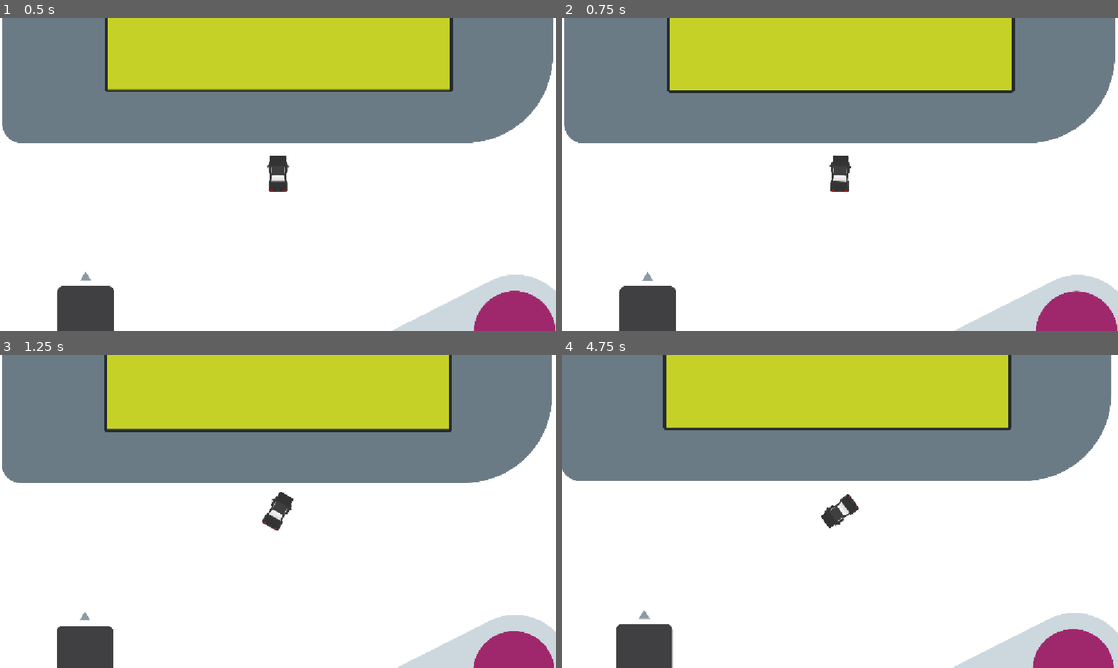
Above: before the commit, frames 1-4 (two rows, left to right).
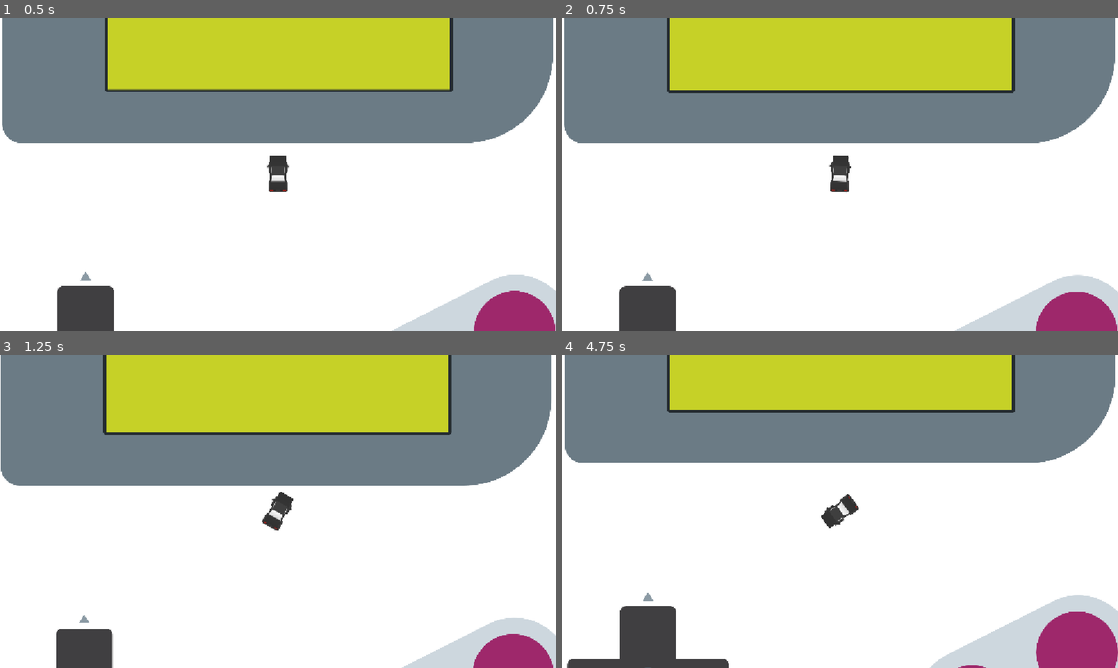
Above: after the commit, the same moments.

Repository: DBorgKiwami/game-jam-2
Game: Godot game, scene res://levels/testlevel.tscn
Same seed, same stepped clock (60 frames per second), same inputs: the game is played once before the commit and once after it.
Inputs:
- Up to frame 1 (0.5 s): no input
- Up to frame 2 (0.75 s): tap Enter at 0.5 s; hold Right (turn_right) from 0.53 s (still down); hold Up (gas_pedal) from 0.53 s (still down)
- Up to frame 3 (1.25 s): keep holding Right (turn_right); keep holding Up (gas_pedal)
- Up to frame 4 (4.75 s): release Right (turn_right) at 1.28 s; release Up (gas_pedal) at 1.28 s; hold Space (brakes, bound only after the commit) 1.28-2.03 s; tap Up (gas_pedal) at 1.35, 2.85, 4.35 s; hold Up (gas_pedal) 2.03-2.78 s; hold Right (turn_right) 2.03-3.53 s; hold Up (gas_pedal) 3.53-4.28 s; hold Left (turn_left) from 3.53 s (still down)

Frame 1 is identical in both runs. In frame 2, 0.1% of the frame differs, in the area x 0-100%, y 18-100%; in frame 3, 3.0%; in frame 4, 14%, in the area x 0-100%, y 0-100%.

Commit message:
Breaking

Diff:
--- a/player/player.gd
+++ b/player/player.gd
@@ -1,37 +1,62 @@
 extends CharacterBody2D
 
 var direction : Vector2 = Vector2.UP
+
 @export var maxSpeed : float = 100.0
 @export var maxTurnSpeed : float = 2.0
+
 @export var acceleration : float = 10.0
 @export var deceleration : float = 30.0
+@export var brakingAccel : float = 5.0
+@export var brakingDecel : float = 50.0
+
 @export var turnAccel : float = 1.0
 @export var turnDeccel : float = 2.0
+
 @export var sprite : Sprite2D
-var ignition : bool = false
+
 var forwardSpeed : float = 0
 var turningSpeed : float = 0
 
 func _input(event: InputEvent) -> void:
 	pass
-	#if Input.is_action_just_pressed("gas_pedal"):
-		#ignition = true
-	#
-	#if Input.is_action_just_released("gas_pedal"):
-		#ignition = false
 
 
 func rotating(delta: float):
 	direction = direction.rotated(turningSpeed * delta)
 	sprite.rotate(turningSpeed * delta)
 
-func _physics_process(delta: float) -> void:
+func _physics_process(delta: float) -> void:#
+	# Check if player is breaking
+
+	var activeAccel = 0.0
+	var activeDecel = 0.0
+
+	if Input.is_action_pressed("brakes"):
+		activeAccel = brakingAccel
+		activeDecel = brakingDecel
+	else:
+		activeAccel = acceleration
+		activeDecel = deceleration
+
+	# Movement Code
+	# Forward and Reverse car movement
+
 	if Input.is_action_pressed("gas_pedal"):
-		var accel = acceleration * delta
-		forwardSpeed = clampf(forwardSpeed + accel, 0, maxSpeed)
+		var accel = activeAccel * delta
+		forwardSpeed = clampf(forwardSpeed + accel, -maxSpeed, maxSpeed)
+	elif Input.is_action_pressed("reverse"):
+		var accel = activeAccel * delta
+		forwardSpeed = clampf(forwardSpeed - accel, -maxSpeed, maxSpeed)
 	else:
-		var deccel = deceleration * delta
-		forwardSpeed = clampf(forwardSpeed - deccel, 0, maxSpeed)
+		var deccel = activeDecel * delta
+		if forwardSpeed > 0:
+			forwardSpeed = clampf(forwardSpeed - deccel, 0, maxSpeed)
+		elif forwardSpeed < 0:
+			forwardSpeed = clampf(forwardSpeed + deccel, -maxSpeed, 0)
+
+	# Turning movement
+
 	if Input.is_action_pressed("turn_left"):
 		turningSpeed = clampf((turningSpeed - (turnAccel * delta)), -maxTurnSpeed, maxTurnSpeed)
 	elif Input.is_action_pressed("turn_right"):
@@ -41,7 +66,13 @@
 			turningSpeed = clampf((turningSpeed + (turnDeccel * delta)), -maxTurnSpeed, 0)
 		elif turningSpeed > 0:
 			turningSpeed = clampf((turningSpeed - (turnDeccel * delta)), 0, maxTurnSpeed)
+
+	# Set velocity
+
 	velocity = forwardSpeed * direction
+
+	# Call rotating function
+
 	rotating(delta)
 	move_and_slide()
 	print(velocity)
--- a/player/playercar.tscn
+++ b/player/playercar.tscn
@@ -8,8 +8,10 @@
 [node name="Car" type="CharacterBody2D" unique_id=2090852087 node_paths=PackedStringArray("sprite")]
 script = ExtResource("1_wwgfg")
 maxSpeed = 500.0
-acceleration = 50.0
-deceleration = 150.0
+acceleration = 100.0
+deceleration = 50.0
+brakingAccel = 20.0
+brakingDecel = 250.0
 turnAccel = 2.0
 sprite = NodePath("Sprite2D")
 
--- a/project.godot
+++ b/project.godot
@@ -27,7 +27,7 @@
 "events": [Object(InputEventKey,"resource_local_to_scene":false,"resource_name":"","device":-1,"window_id":0,"alt_press …(195 unchanged characters)…
 ]
 }
-reserve={
+reverse={
 "deadzone": 0.2,
 "events": [Object(InputEventKey,"resource_local_to_scene":false,"resource_name":"","device":-1,"window_id":0,"alt_press …(195 unchanged characters)…
 ]
@@ -44,6 +44,11 @@
 , Object(InputEventKey,"resource_local_to_scene":false,"resource_name":"","device":-1,"window_id":0,"alt_pressed":false …(183 unchanged characters)…
 ]
 }
+brakes={
+"deadzone": 0.2,
+"events": [Object(InputEventKey,"resource_local_to_scene":false,"resource_name":"","device":-1,"window_id":0,"alt_pressed":false,"shift_pressed":false,"ctrl_pressed":false,"meta_pressed":false,"pressed":false,"keycode":0,"physical_keycode":32,"key_label":0,"unicode":32,"location":0,"echo":false,"script":null)
+]
+}
 
 [physics]
 
